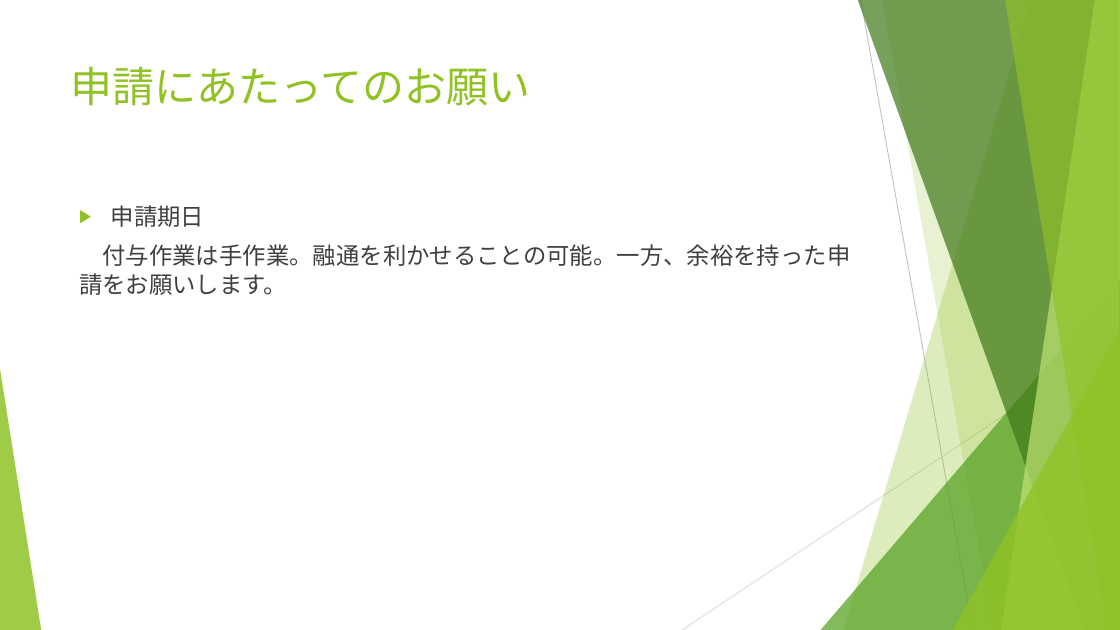
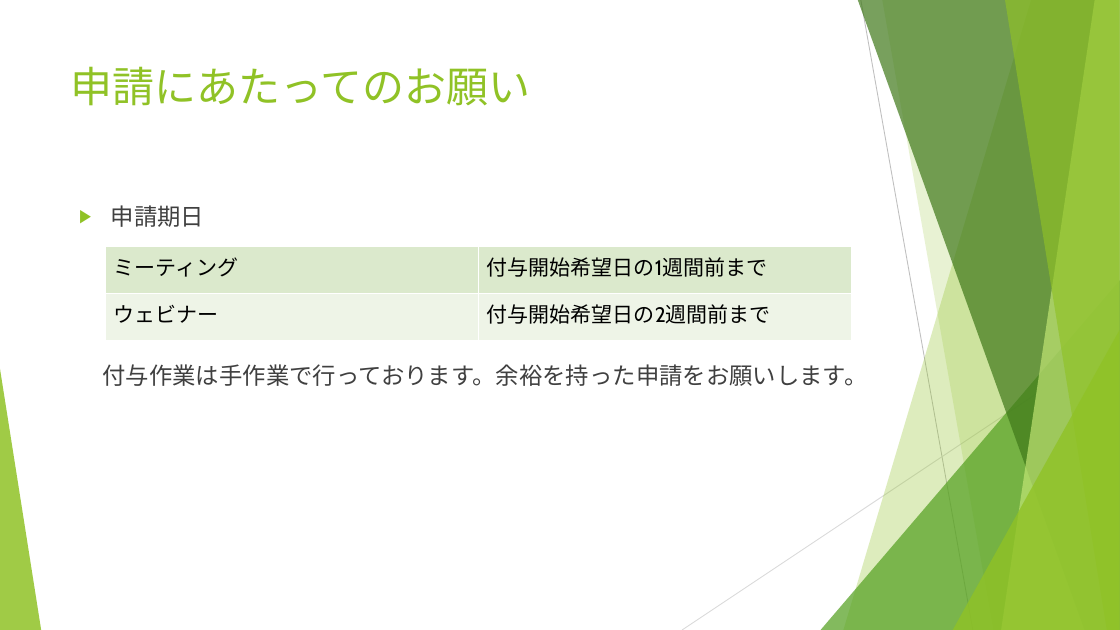
Before and after one commit to utelecon/utelecon.github.io, a slide deck: slide 15 of events/2021-09-15/slides/03-vpn-wifi.pptx. Drawn at 1120x630 pixels with LibreOffice and Linux fonts; fonts in the diff are those of the drawing. Boxes give left, top, right and bottom in pixels: in the first picture for what was removed or moved away, otherwise in the second. Text is boxed around its words. In the diff, an @@ line names an element or a change of style, - is before the commit and + after.

```diff
--- a/events/2021-09-15/slides/03-vpn-wifi.pptx
+++ b/events/2021-09-15/slides/03-vpn-wifi.pptx
@@ table added at <box>105,247,851,341</box>, 2 rows, 2 columns @@
+ミーティング | 付与開始希望日の1週間前まで
+ウェビナー | 付与開始希望日の2週間前まで
@@ text at <box>102,364,867,386</box>: text changed @@
-付与作業は手作業。融通を利かせることの可能。一方、余裕を持った申請をお願いします。
+付与作業は手作業で行っております。余裕を持った申請をお願いします。
```
Also in this commit, not shown: 9 other slides changed, 1 other file.
